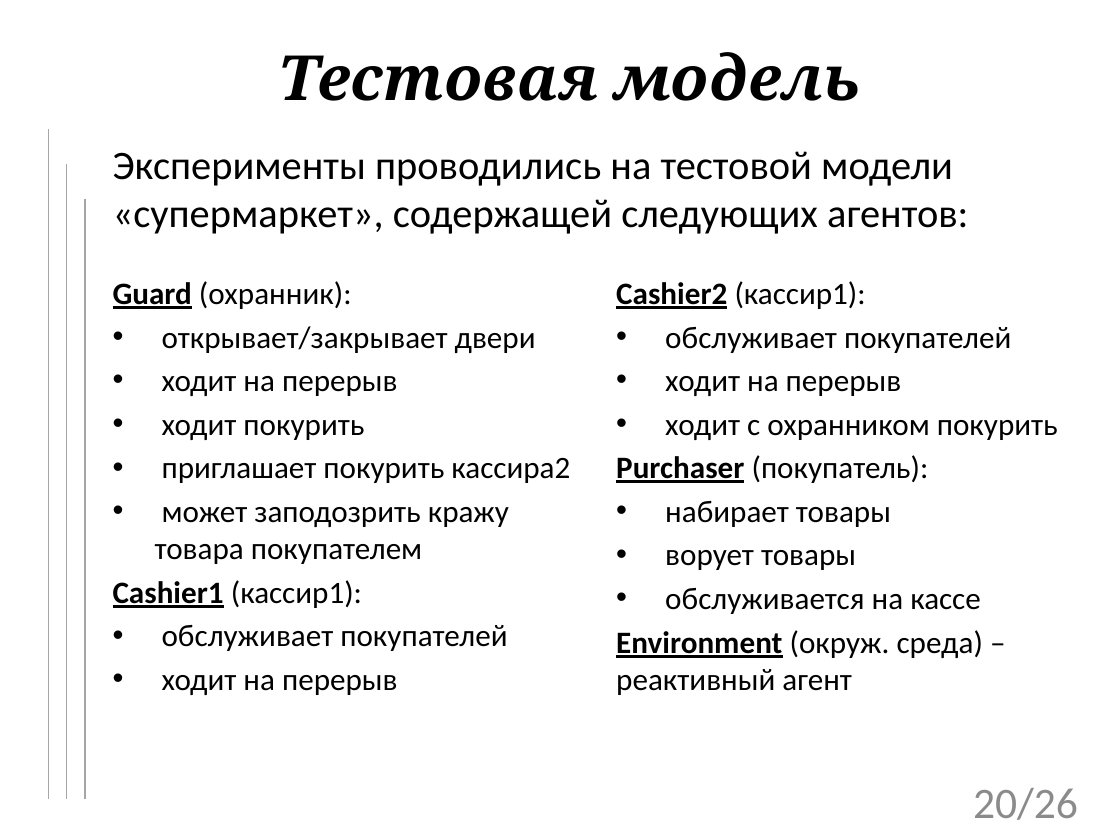
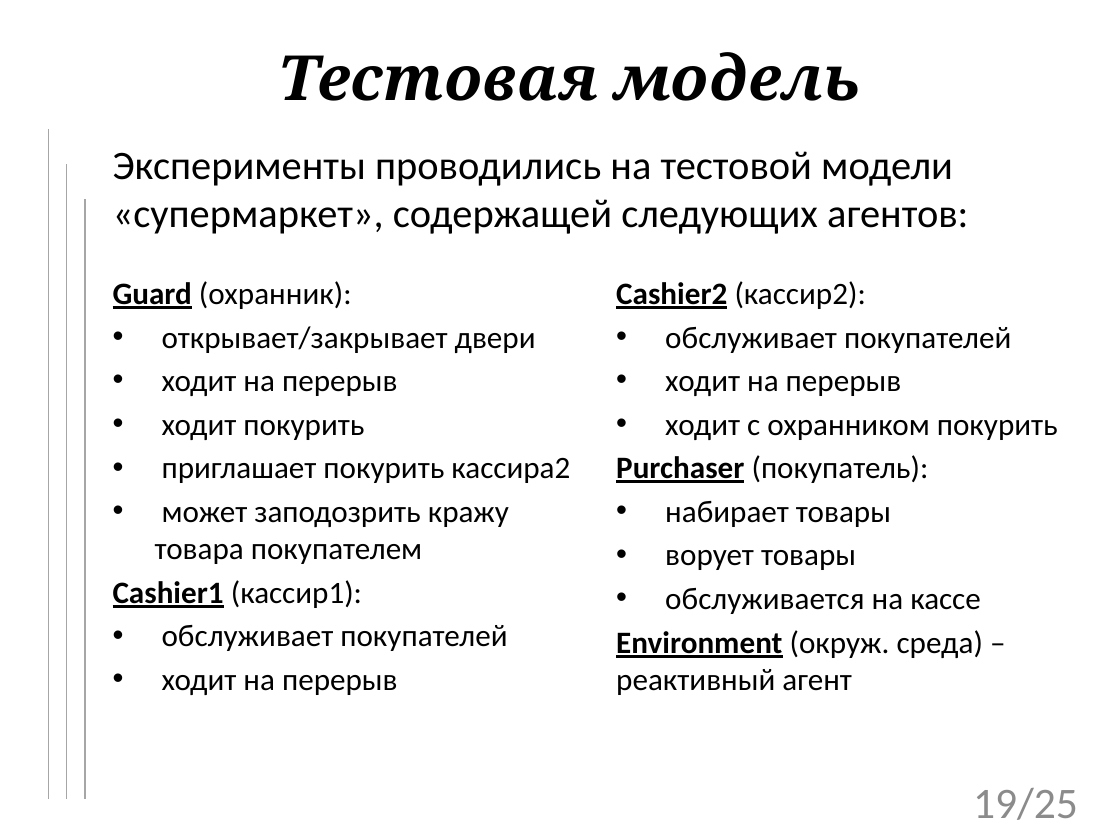
Before and after one commit to tom-trix/SynchAlgorithms, a slide deck: slide 19 of text/Mitrakov.pptx (slide 20 before the commit). Drawn at 1120x840 pixels with LibreOffice and Linux fonts; fonts in the diff are those of the drawing; background and template pictures are left out. Boxes give left, top, right and bottom in pixels: in the first picture for what was removed or moved away, otherwise in the second. Text is boxed around its words. In the diff, an @@ line names an element or a change of style, - is before the commit and + after.

```diff
--- a/text/Mitrakov.pptx
+++ b/text/Mitrakov.pptx
@@ text at box(616, 281, 866, 309): text changed @@
-Cashier2 (кассир1):
+Cashier2 (кассир2):
@@ page number at box(973, 788, 1078, 820): text changed @@
-20/26
+19/25
```
Also in this commit, not shown: 3 other slides changed, 1 slide added, 2 slides removed, 1 other file.
